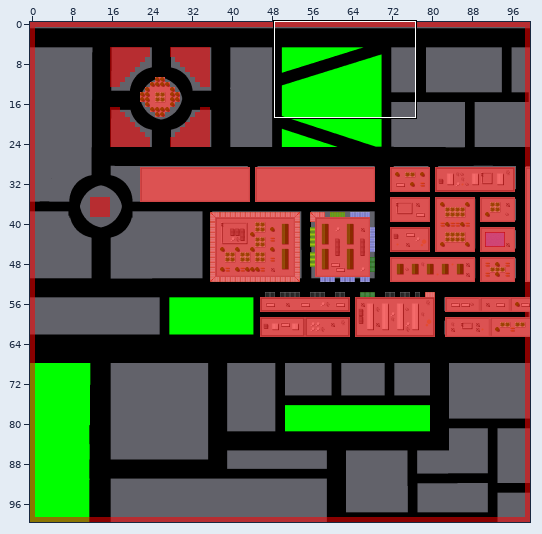
Tiled map: assets/maps/City1.tmx. The picture above shows the old version from afar; the outline marks the close-up.
Close-up. Before the commit:
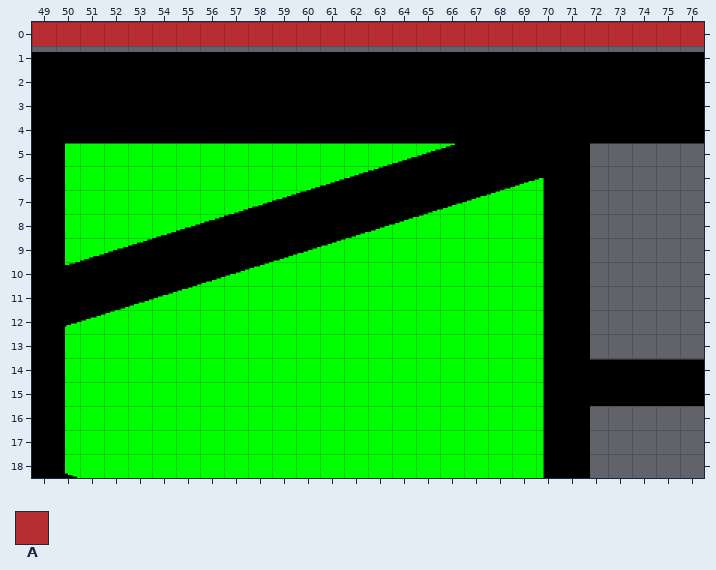
Cells are 32x32 px. Shown: x 49..76, y 0..18. The commit also changed other parts of the map, which this record leaves out.
Key: from "SolidTiles": A 0.
_ is an empty cell.
Layers that did not change in this view are not listed.
Layer "Collisions" before, first column x 49:
0 AAAAAAAAAAAAAAAAAAAAAAAAAAAA
1 ____________________________
2 ____________________________
3 ____________________________
4 ____________________________
5 ____________________________
6 ____________________________
After:
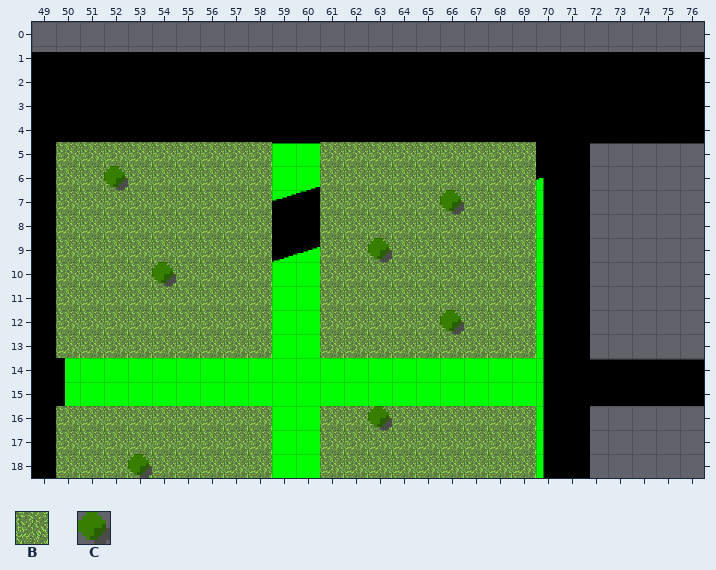
Further tiles: from "Awnings": B 17, C 18.
Tiles of an added or newly shown layer are drawn over the layers below it.
See-through tiles are keyed as they look on the map.
Change:
Changed rows in their new state; . is an unchanged cell.
Layer "Background" (added):
first column x 50:
 5 BBBBBBBBB..BBBBBBBBB
 6 BBBBBBBBB..BBBBBBBBB
 7 BBBBBBBBB..BBBBBBBBB
 8 BBBBBBBBB..BBBBBBBBB
 9 BBBBBBBBB..BBBBBBBBB
10 BBBBBBBBB..BBBBBBBBB
11 BBBBBBBBB..BBBBBBBBB
12 BBBBBBBBB..BBBBBBBBB
13 BBBBBBBBB..BBBBBBBBB
16 BBBBBBBBB..BBBBBBBBB
17 BBBBBBBBB..BBBBBBBBB
18 BBBBBBBBB..BBBBBBBBB
Layer "Decoration" (added):
first column x 52:
 6 C..............
 7 ..............C
 9 ...........C...
10 ..C............
12 ..............C
first column x 53:
16 ..........C
18 C..........
Layer "Collisions" (now hidden):
first column x 49:
 0 ____________________________
